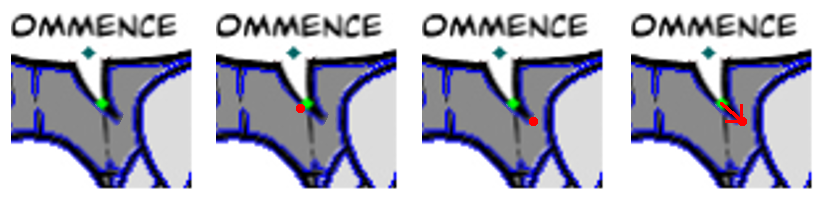
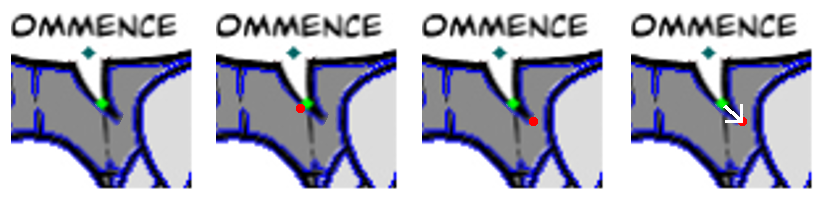
Comparing the layer stacks of the two w=820, h=198 images. Changes:
painted on "zoom" over [720, 102, 743, 123]
